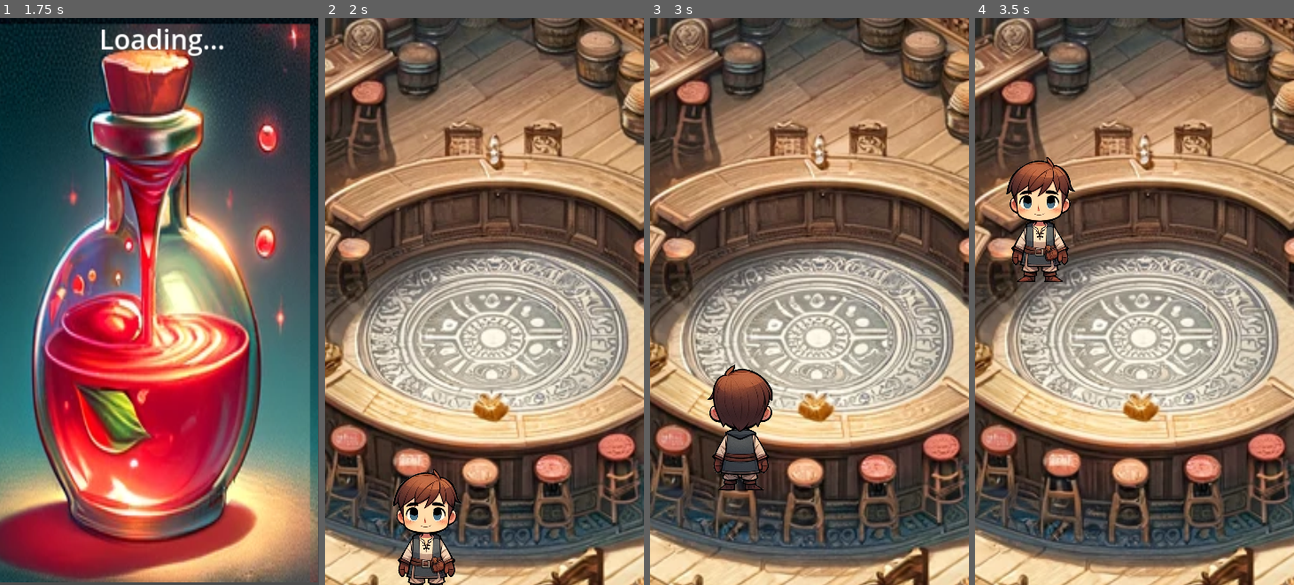
Above: before the commit, frames 1-4 (left to right).
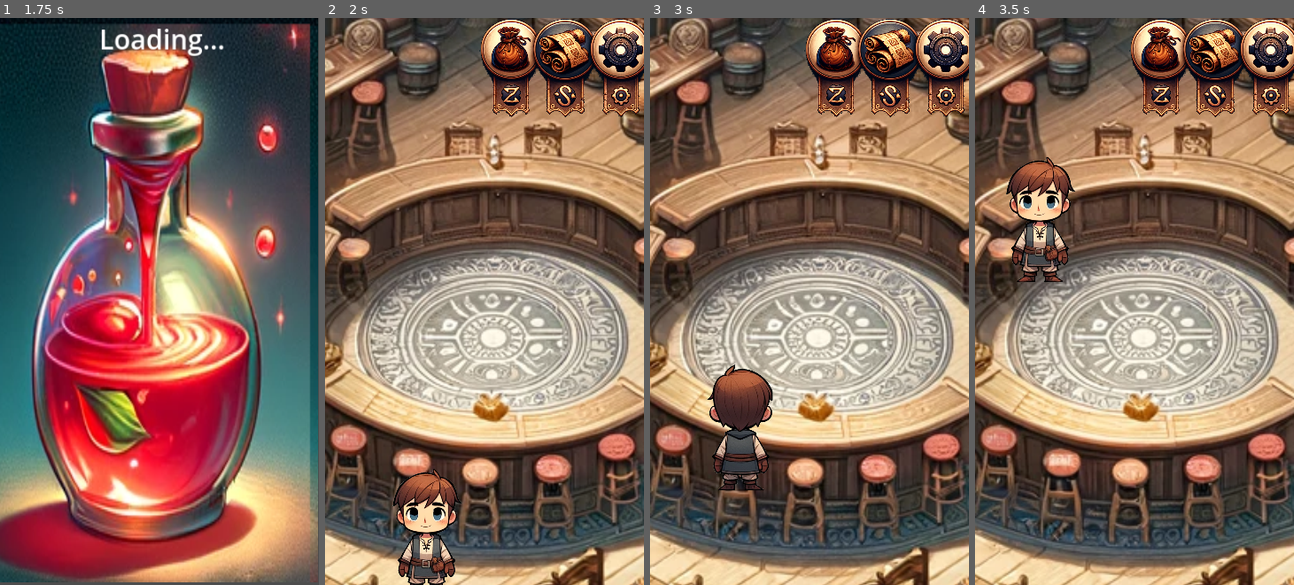
Above: after the commit, the same moments.

Repository: ghwfluffy/draganddrop
Game: Godot game, scene res://loading/InitialScreen.tscn
Same seed, same stepped clock (60 frames per second), same inputs: the game is played once before the commit and once after it.
Inputs (mouse positions are in pixels of both pictures, inside the frame that each line leads up to):
- Up to frame 1 (1.75 s): move the mouse to (229, 273) at 0.52 s; click (229, 273) at 0.67 s; drag from (95, 329) to (143, 414) at 1.27 s
- Up to frame 2 (2 s): no input
- Up to frame 3 (3 s): move the mouse to (850, 295) at 2.02 s; click (850, 295) at 2.17 s; tap Enter at 2.75 s; drag from (752, 533) to (713, 216) at 2.77 s
- Up to frame 4 (3.5 s): no input

Frame 1 is identical in both runs. In frame 2, 6.7% of the frame differs, in the area x 48-100%, y 0-18%; in frame 3, 6.7%; in frame 4, 6.7%.

Commit message:
Checkpoint working on HUD

Diff:
--- /dev/null
+++ b/tavern/HUD.gd
@@ -0,0 +1,26 @@
+extends CanvasLayer
+
+var inventory = null
+
+func set_item_visible(item, visible: bool) -> void:
+    if item is Sprite2D:
+        item.visible = visible
+    for child in item.get_children():
+        set_item_visible(child, visible)
+
+func get_item_visible(item) -> bool:
+    if item is Sprite2D:
+        return item.visible
+    for child in item.get_children():
+        if child is Sprite2D:
+            return child.visible
+    return false
+
+
+# Called when the node enters the scene tree for the first time.
+func _ready():
+    inventory = get_node("Inventory")
+    set_item_visible(inventory, false)
+
+func _on_inventory_button_pressed():
+    set_item_visible(inventory, !get_item_visible(inventory))
--- a/tavern/tavern.tscn
+++ b/tavern/tavern.tscn
@@ -1,10 +1,15 @@
-[gd_scene load_steps=8 format=3 uid="uid://csdimyjknklp1"]
+[gd_scene load_steps=13 format=3 uid="uid://csdimyjknklp1"]
 
 [ext_resource type="Texture2D" uid="uid://2jk4jxtn0crw" path="res://tavern/assets/tavern.png" id="1_1jv3q"]
 [ext_resource type="Texture2D" uid="uid://cew23n326kiwb" path="res://character/assets/boy-down.png" id="2_iffae"]
 [ext_resource type="Script" path="res://tavern/tavern.gd" id="2_jbt48"]
 [ext_resource type="Script" path="res://tavern/Zoom.gd" id="5_5fs0w"]
+[ext_resource type="Texture2D" uid="uid://bdeoceiidr55m" path="res://hud/assets/menu-icons.png" id="6_61vb3"]
+[ext_resource type="Script" path="res://tavern/HUD.gd" id="6_dkea2"]
 [ext_resource type="Script" path="res://tavern/DragDrop.gd" id="6_t0s7c"]
+[ext_resource type="Texture2D" uid="uid://c2n004n0bufb7" path="res://hud/assets/inventory.png" id="8_uiocm"]
+[ext_resource type="Texture2D" uid="uid://dg32fntcmibww" path="res://items/assets/coins-0.png" id="9_nbjuc"]
+[ext_resource type="Texture2D" uid="uid://drejs0xu6tyi5" path="res://items/assets/coins-1.png" id="10_sf8qc"]
 
 [sub_resource type="RectangleShape2D" id="RectangleShape2D_umqnf"]
 size = Vector2(974.783, 714.542)
@@ -46,8 +51,60 @@
 [node name="Zoom" type="Node" parent="."]
 script = ExtResource("5_5fs0w")
 
+[node name="HUD" type="CanvasLayer" parent="."]
+script = ExtResource("6_dkea2")
+
+[node name="MenuIcons" type="Sprite2D" parent="HUD"]
+process_mode = 4
+position = Vector2(534.772, 112.625)
+scale = Vector2(0.366317, 0.366317)
+texture = ExtResource("6_61vb3")
+
+[node name="InventoryButton" type="Button" parent="HUD"]
+modulate = Color(1, 1, 1, 0)
+offset_left = 365.0
+offset_top = 13.0
+offset_right = 376.0
+offset_bottom = 26.0
+scale = Vector2(9.5855, 13.8419)
+
+[node name="QuestsButton" type="Button" parent="HUD"]
+modulate = Color(0, 0, 0, 0)
+offset_left = 595.0
+offset_top = 10.0
+offset_right = 607.0
+offset_bottom = 18.0
+scale = Vector2(-9.13296, 23.7483)
+
+[node name="Inventory" type="Node" parent="HUD"]
+
+[node name="Bag" type="Sprite2D" parent="HUD/Inventory"]
+position = Vector2(360.9, 947)
+scale = Vector2(0.799525, 0.799525)
+texture = ExtResource("8_uiocm")
+
+[node name="Slots" type="Node" parent="HUD/Inventory"]
+
+[node name="Row0" type="Node" parent="HUD/Inventory/Slots"]
+
+[node name="Col0" type="Sprite2D" parent="HUD/Inventory/Slots/Row0"]
+position = Vector2(59, 682)
+scale = Vector2(0.678862, 0.678862)
+texture = ExtResource("9_nbjuc")
+
+[node name="Col1" type="Sprite2D" parent="HUD/Inventory/Slots/Row0"]
+position = Vector2(179, 682)
+scale = Vector2(0.678862, 0.678862)
+texture = ExtResource("9_nbjuc")
+
+[node name="Col2" type="Sprite2D" parent="HUD/Inventory/Slots/Row0"]
+position = Vector2(297, 683)
+scale = Vector2(0.678862, 0.678862)
+texture = ExtResource("10_sf8qc")
+
 [connection signal="input_event" from="BackgroundArea" to="BackgroundArea" method="_on_input_event"]
 [connection signal="input_event" from="BackgroundArea" to="DragDrop" method="_on_background_area_input_event"]
 [connection signal="input_event" from="BackgroundArea" to="Zoom" method="_on_background_area_input_event"]
 [connection signal="input_event" from="Player" to="Player" method="_on_input_event"]
 [connection signal="input_event" from="Player" to="DragDrop" method="_on_player_input_event"]
+[connection signal="pressed" from="HUD/InventoryButton" to="HUD" method="_on_inventory_button_pressed"]
Binary file added: hud/assets/inventory.png
Not shown, added: hud/assets/inventory.png.import
Binary file added: hud/assets/menu-icons.png
Not shown, added: hud/assets/menu-icons.png.import
Binary file added: items/assets/coins-0.png
Not shown, added: items/assets/coins-0.png.import
Binary file added: items/assets/coins-1.png
Not shown, added: items/assets/coins-1.png.import
Not shown, added: Emulator.sh
Not shown, changed: TODO
